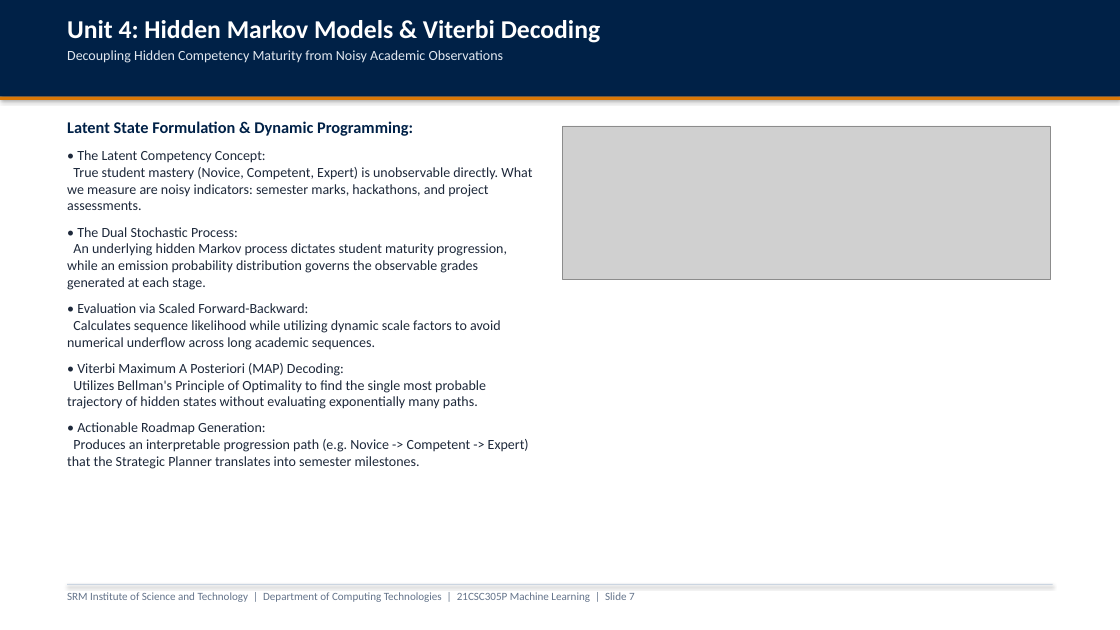
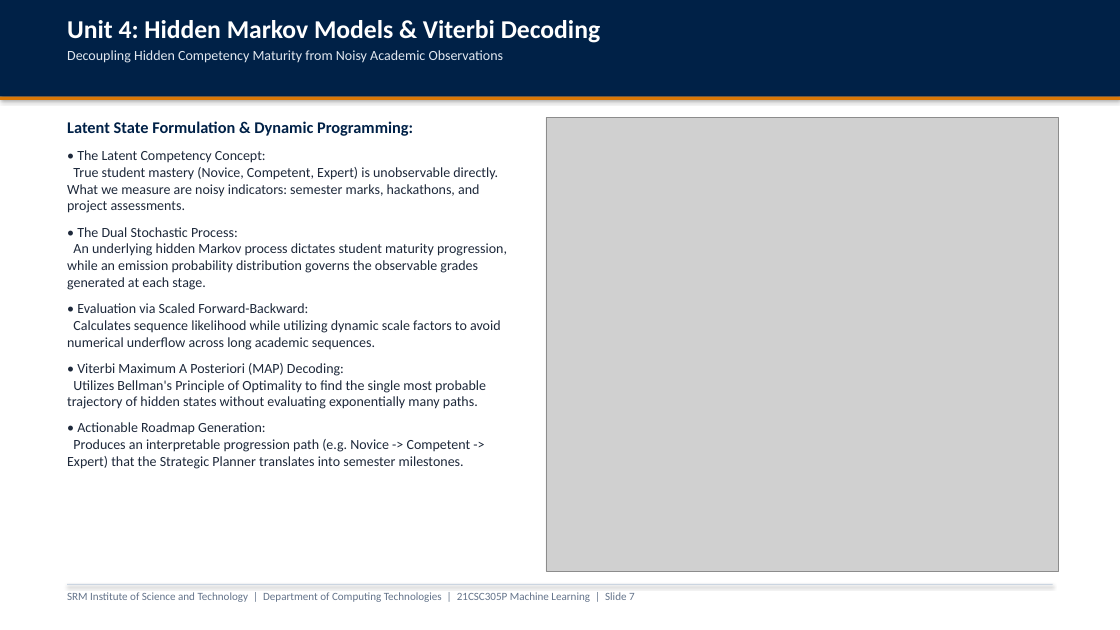
Before and after one commit to parth2024-tech/SRM-21CSC305P-Machine-Learning-Career-Guidance-Debate-Agent, a slide deck: slide 7 of presentation_unit3_unit4_unit5.pptx. Drawn at 1120x630 pixels with LibreOffice and Linux fonts; fonts in the diff are those of the drawing; grey boxes stand for pictures. Boxes give left, top, right and bottom in pixels: in the first picture for what was removed or moved away, otherwise in the second. Text is boxed around its words. In the diff, an @@ line names an element or a change of style, - is before the commit and + after.

Commit message:
feat(presentation): resize and re-layout graphs across all slides to eliminate empty space

```diff
--- a/presentation_unit3_unit4_unit5.pptx
+++ b/presentation_unit3_unit4_unit5.pptx
@@ text "Latent State Formulation & Dynamic ..." rewrapped from [67,121,532,469] to [67,121,507,469] @@
@@ picture: place and size @@
-picture at [563,126,1050,279]
+picture at [546,118,1059,571]
```
Also in this commit, not shown: 8 other slides changed, 13 other files.
